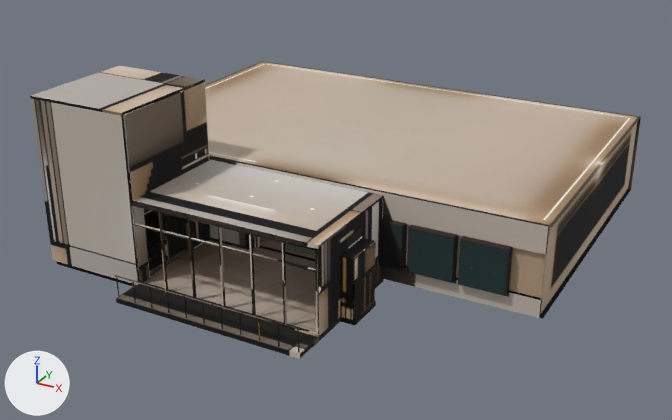
The glTF model public/models/hall-baked.glb as it was, and as the next commit left it.
Rendered twice from a 50 mm lens placed at (20.91, -41.99, 19.8), pointed at (0.42, -4.73, 1.17). Arrows for +X, +Y and +Z are at lower left; the lights stay in place. The first picture is the older version. Where no turn or scale is listed for an object, it has been applied to the vertices. Vertices at exactly the same position are counted once.

The scene before the commit, as lines of its bpy script (objects in view):
```python
me_bench_seat = bpy.data.meshes.new('bench-seat')
me_bench_seat.from_pydata(...)  # 888 vertices, 1444 faces; spans x -7.8..7.8, y -8.3..8.3, z -1.9..1.9
me_bench_seat.materials.append(mat_baked_details)  # picture img_lm_details
me_ceiling = bpy.data.meshes.new('ceiling')
me_ceiling.from_pydata(...)  # 29 vertices, 20 faces; spans x -12.1..12.1, y -8.1..8.1, z 0.0
me_ceiling.materials.append(mat_baked_ceiling)  # picture img_lm_ceiling
me_facade__1 = bpy.data.meshes.new('facade--1')
me_facade__1.from_pydata(...)  # 1123 vertices, 2032 faces; spans x -7.5..7.5, y -3.6..3.6, z -4.1..4.1
me_facade__1.materials.append(mat_baked_foyer)  # picture img_lm_foyer
ob_baked_ceiling = bpy.data.objects.new('baked-ceiling', me_ceiling)
ob_baked_ceiling.location = (0.0, 0.0, 4.2)
ob_baked_details = bpy.data.objects.new('baked-details', me_bench_seat)
ob_baked_details.location = (2.78, -0.23, 1.88)
ob_baked_foyer = bpy.data.objects.new('baked-foyer', me_facade__1)
ob_baked_foyer.location = (-2.18, -11.76, 3.89)
# also in view: 'baked-floor' at (0.0, -2.86, -0.11); 'baked-walls' at (0.0, 0.0, 2.1)
```
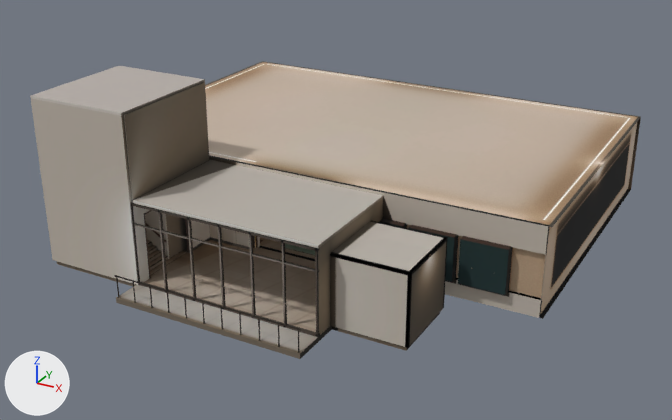
Where the newer file only moved an object's origin or applied its transform, the numbers keep the older frame.

What the commit changed:
me_facade__1 is used by ob_baked_foyer; location (-2.18, -11.76, 3.89).
me_facade__1 had 1123 vertices, 2032 faces and spanned x -7.5..7.5, y -3.6..3.6, z -4.1..4.1.
me_facade__1 now has 1285 vertices, 2352 faces and spans x -7.5..10.4, y -3.6..3.6, z -4.1..4.1.
me_facade__1 part 1: a new loose piece of 30 vertices spanning x 6.8..10.4, y -1.2..2.5, z -4.1..-0.6, in mat_baked_foyer (picture img_lm_foyer).
me_facade__1 part 2: the loose piece of 8 vertices spanning x 7.4..7.5, y -0.3..1.6, z -3.9..-1.1 is deleted.
Part 3, on me_facade__1:
76 vertices are removed from x -5.5..7.5, y -1.4..1.7, z -4.1..0.1.
286 faces are deleted.
9 vertices move from x 6.7..6.8, y -0.4..1.6, z -3.9..0.1 to x 6.7..6.8, y -0.4..1.8, z -3.9..0.1.
48 vertices are added at x -5.6..6.8, y -1.4..1.9, z -3.9..0.1.
226 new faces join them.
me_facade__1 part 4: 1669 kept faces spanning x -7.5..6.8, y -3.6..3.6, z -4.1..4.1 get new texture (UV) coordinates.
Other edits to the shape of me_facade__1 do not show in these pictures.

Location of each change, [x1, y1, x2, y2] in pixels of the pictures (672 x 420 px; the box of a moved part takes in the faces that stretch with it):
'baked-foyer', reshaped (18% wider): before [30, 66, 383, 359]; after [30, 66, 448, 359]
part 1 of me_facade__1, added: after [330, 220, 448, 351]
part 2 of me_facade__1, deleted: before [353, 242, 376, 320]
part 3 of me_facade__1, moved or reshaped: [144, 199, 383, 336] in both
part 4 of me_facade__1, surface changed: [30, 66, 383, 359] in both
